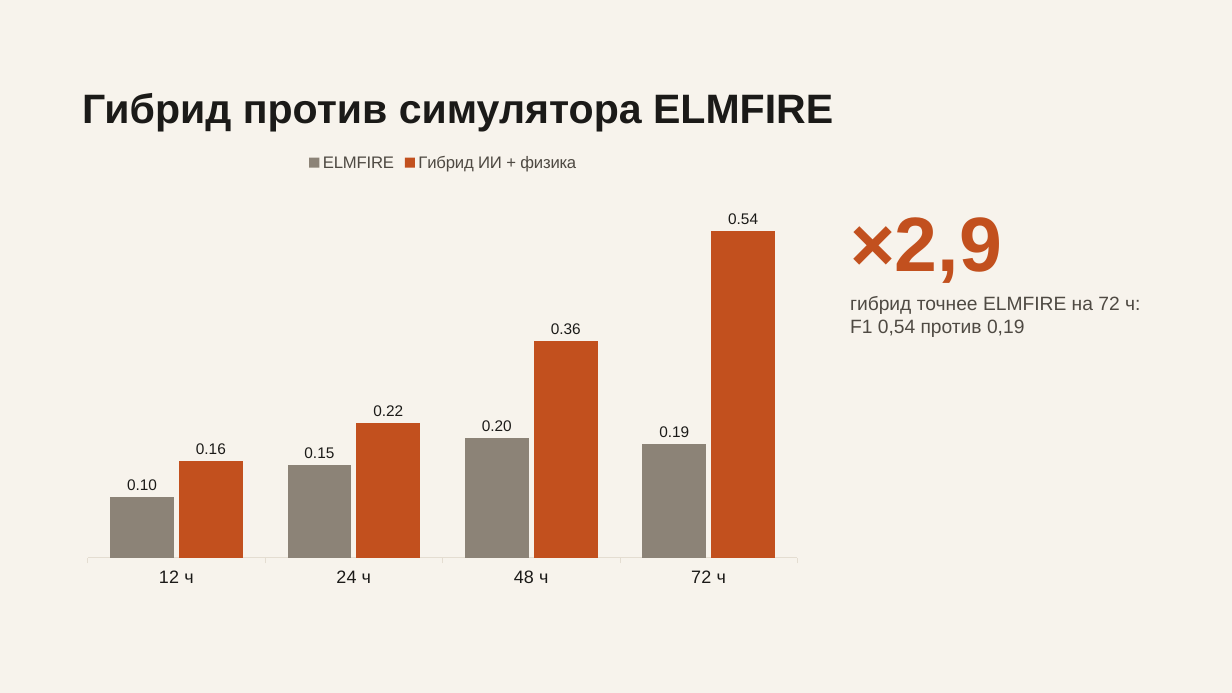
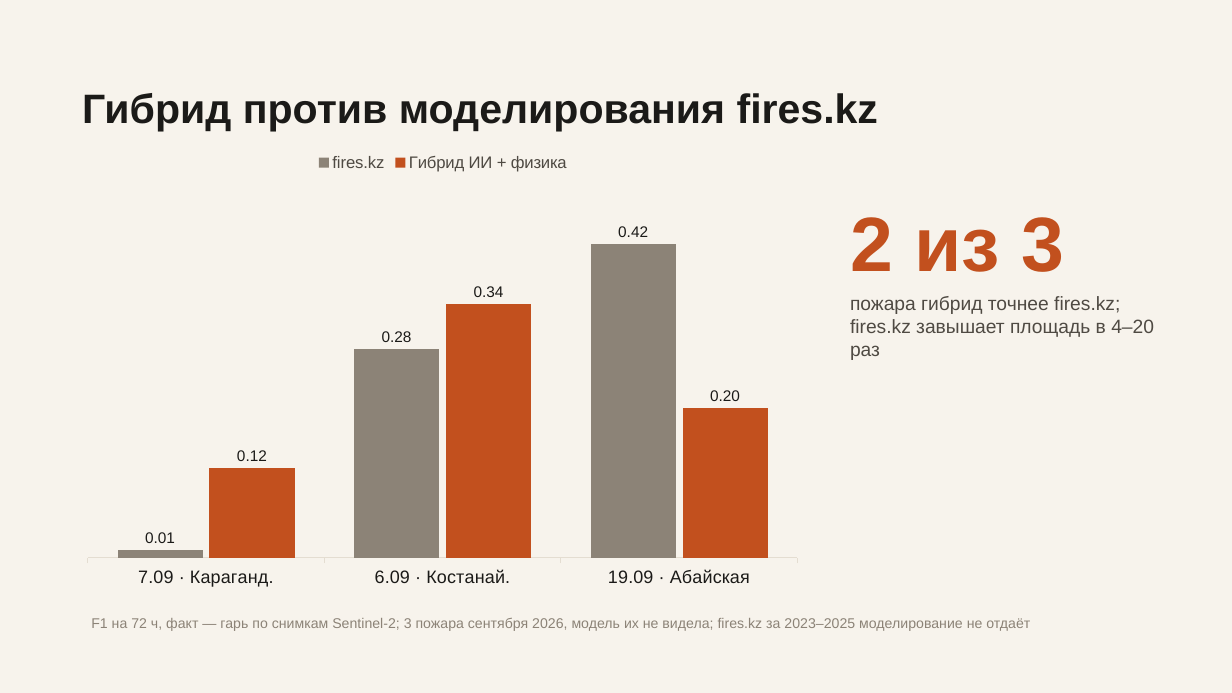
Before and after one commit to Bekabaev/fire_proj, a slide deck: slide 24 of presentation/pres_final_rev2.pptx. Drawn at 1232x693 pixels with LibreOffice and Linux fonts; fonts in the diff are those of the drawing. Boxes give left, top, right and bottom in pixels: in the first picture for what was removed or moved away, otherwise in the second. Text is boxed around its words. In the diff, an @@ line names an element or a change of style, - is before the commit and + after.

```diff
--- a/presentation/pres_final_rev2.pptx
+++ b/presentation/pres_final_rev2.pptx
@@ text at (82, 93, 878, 131): text changed @@
-Гибрид против симулятора ELMFIRE
+Гибрид против моделирования fires.kz
@@ column chart at (73, 143, 812, 596) @@
-categories: 12 ч, 24 ч, 48 ч, 72 ч
+categories: 7.09 · Караганд., 6.09 · Костанай., 19.09 · Абайская
-ELMFIRE: 0.1, 0.15, 0.2, 0.19
+fires.kz: 0.01, 0.28, 0.42
-Гибрид ИИ + физика: 0.16, 0.22, 0.36, 0.54
+Гибрид ИИ + физика: 0.12, 0.34, 0.2
@@ value axis changed @@
@@ text at (850, 217, 1064, 272): text changed @@
-×2,9
+2 из 3
@@ text at (850, 296, 1154, 360): text changed @@
-гибрид точнее ELMFIRE на 72 ч: F1 0,54 против 0,19
+пожара гибрид точнее fires.kz; fires.kz завышает площадь в 4–20 раз
@@ text added at (91, 618, 1030, 631), 11 pt, text #8C8377 @@
+F1 на 72 ч, факт — гарь по снимкам Sentinel-2; 3 пожара сентября 2026, модель их не видела; fires.kz за 2023–2025 моделирование не отдаёт
```
Also in this commit, not shown: 1 other file.
